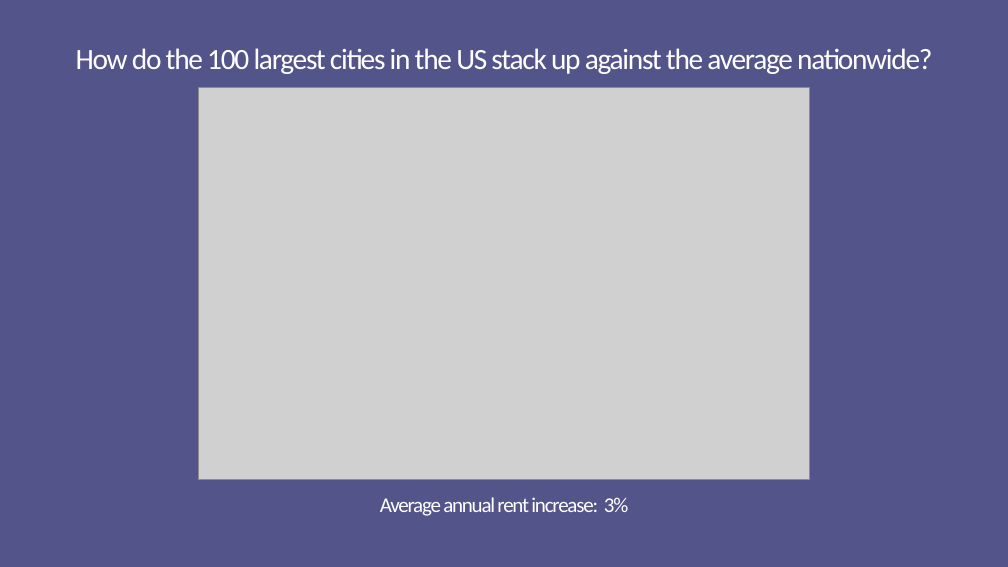
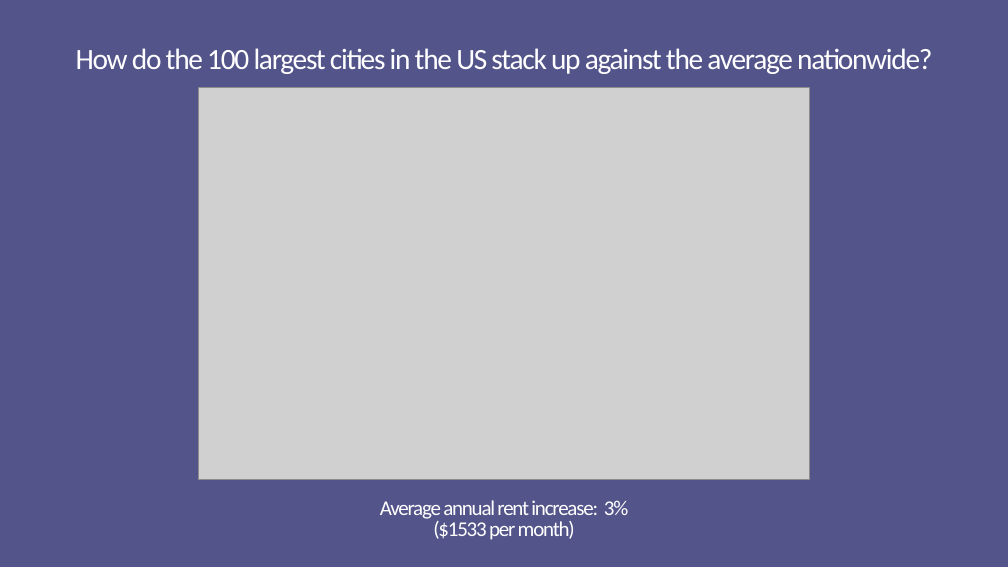
Before and after one commit to marcusmcb/group-project-1, a slide deck: slide 9 of resources/powerpoint/uci-rental-presentation.pptx (slide 8 before the commit). Drawn at 1008x567 pixels with LibreOffice and Linux fonts; fonts in the diff are those of the drawing; grey boxes stand for pictures. Boxes give left, top, right and bottom in pixels: in the first picture for what was removed or moved away, otherwise in the second. Text is boxed around its words. In the diff, an @@ line names an element or a change of style, - is before the commit and + after.

```diff
--- a/resources/powerpoint/uci-rental-presentation.pptx
+++ b/resources/powerpoint/uci-rental-presentation.pptx
@@ text at [380,500,628,540]: text changed @@
-Average annual rent increase: 3%
+Average annual rent increase: 3%
+($1533 per month)
```
Also in this commit, not shown: 15 other slides changed, 4 slides added, 2 slides removed, 1 other file.
